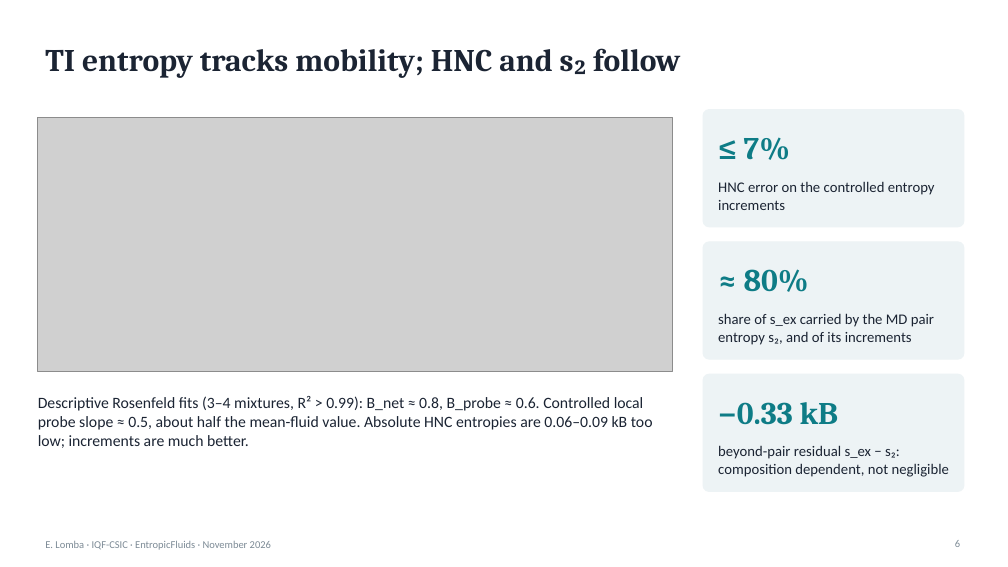
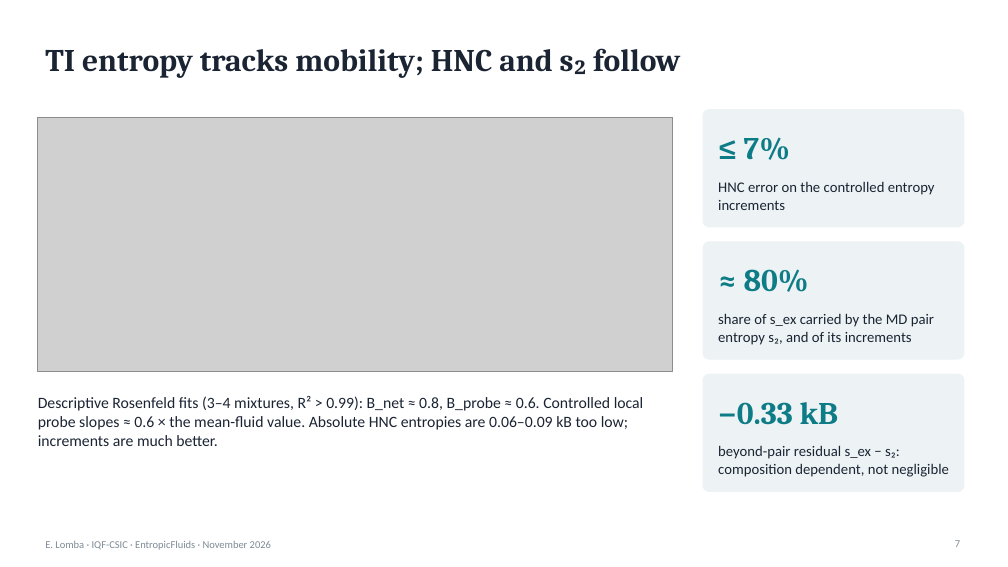
Before and after one commit to elomba/HNC-nCLJ, a slide deck: slide 7 of doc/slides/component_entropy_results.pptx (slide 6 before the commit). Drawn at 1008x567 pixels with LibreOffice and Linux fonts; fonts in the diff are those of the drawing; grey boxes stand for pictures. Boxes give left, top, right and bottom in pixels: in the first picture for what was removed or moved away, otherwise in the second. Text is boxed around its words. In the diff, an @@ line names an element or a change of style, - is before the commit and + after.

```diff
--- a/doc/slides/component_entropy_results.pptx
+++ b/doc/slides/component_entropy_results.pptx
@@ text at [38, 396, 644, 446]: text changed @@
-Descriptive Rosenfeld fits (3–4 mixtures, R² > 0.99): B_net ≈ 0.8, B_probe ≈ 0.6. Controlled local probe slope ≈ 0.5, about half the mean-fluid value. Absolute HNC entropies are 0.06–0.09 kB too low; increments are much better.
+Descriptive Rosenfeld fits (3–4 mixtures, R² > 0.99): B_net ≈ 0.8, B_probe ≈ 0.6. Controlled local probe slopes ≈ 0.6 × the mean-fluid value. Absolute HNC entropies are 0.06–0.09 kB too low; increments are much better.
@@ page number at [955, 540, 960, 547]: text changed @@
-6
+7
```
Also in this commit, not shown: 2 other slides changed, 1 slide added, 19 other files.
